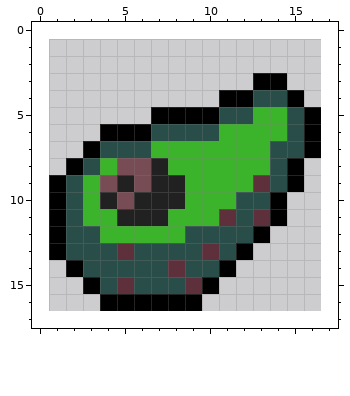
One commit to this pixel-art file: src/assets/items/avocat.aseprite. This is how it looked before the edit.
16x16 pixels, 1 frame. The old version is drawn lined up with the new one, on the new canvas.
And afterwards:
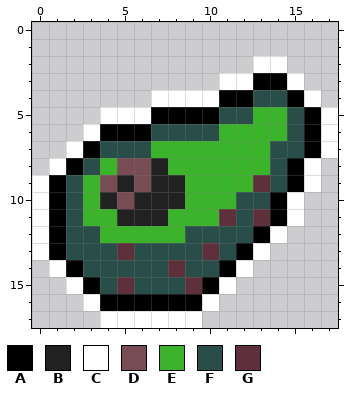
Palette (. is transparent): A #000000  B #212121  C #ffffff  D #784c54  E #3bb32a  F #294d48  G #5e303c
The edit:
canvas 16x16 -> 18x18, the old top-left corner now at 1,1
y 2: x 13..14 .. -> CC
y 3: x 11..12 .. -> CC; x 15 . -> C
y 4: x 7..10 .... -> CCCC; x 16 . -> C
y 5: x 4..6 ... -> CCC; x 17 . -> C
y 6: x 3 . -> C; x 17 . -> C
y 7: x 2 . -> C; x 17 . -> C
y 8: x 1 . -> C; x 16 . -> C
y 9: x 0 . -> C; x 16 . -> C
y 10..11: x 0 . -> C; x 15 . -> C
y 12: x 0 . -> C; x 14 . -> C
y 13: x 0 . -> C; x 13 . -> C
y 14: x 1 . -> C; x 12 . -> C
y 15: x 2 . -> C; x 11 . -> C
y 16: x 3 . -> C; x 10 . -> C
y 17: x 4..9 ...... -> CCCCCC
